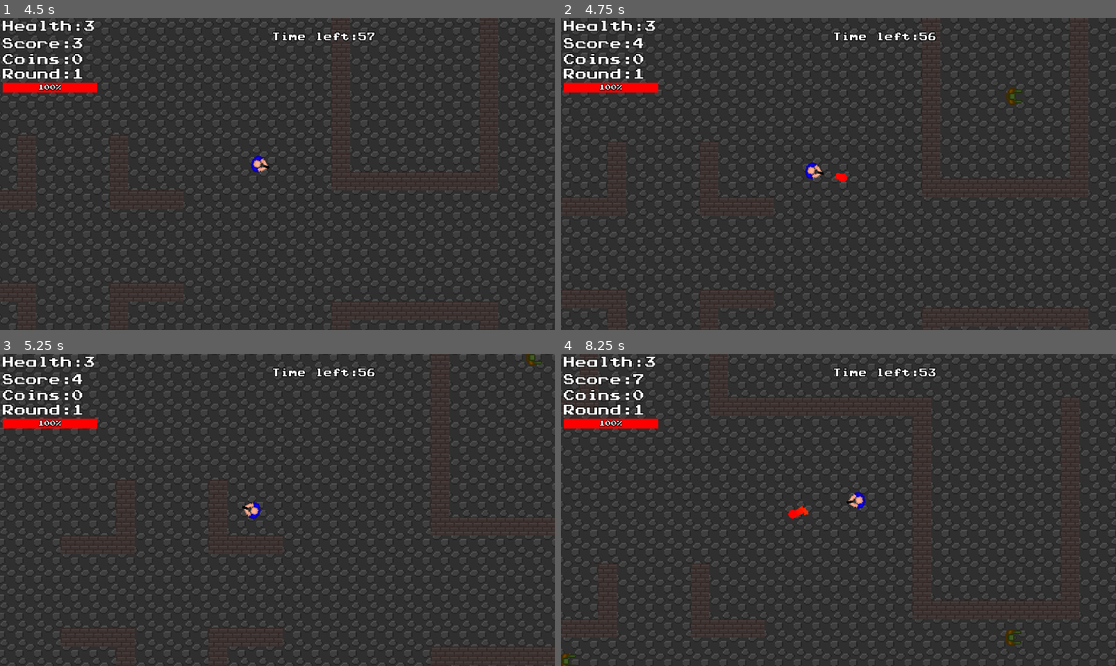
Above: before the commit, frames 1-4 (two rows, left to right).
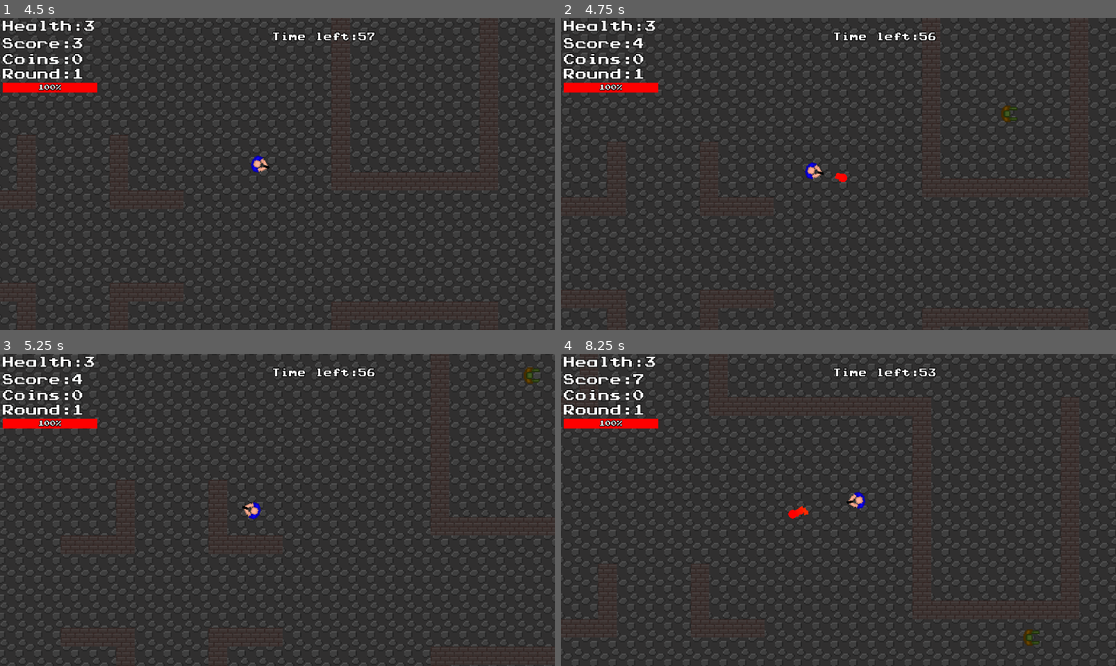
Above: after the commit, the same moments.

Repository: Kirottu/perttishooter
Game: Godot game, scene res://Scenes/MainMenu.tscn
The game is run twice, just before and just after one commit, with the same random seed, the same clock (stepped at 60 frames per second) and the same inputs.
Inputs (mouse positions are in pixels of both pictures, inside the frame that each line leads up to):
- Up to frame 1 (4.5 s): click "Play" at 0.5 s; tap Enter at 1.25 s; move the mouse to (399, 158) at 1.27 s; hold D (right) 1.28-2.03 s; hold Space (fire) 1.28-2.03 s; move the mouse to (166, 189) at 2.02 s; hold S (down) 2.03-2.78 s; tap Space (fire) at 2.1, 3.6 s; move the mouse to (333, 105) at 2.77 s; hold D (right) 2.78-3.53 s; hold Space (fire) 2.78-3.53 s; move the mouse to (249, 236) at 3.52 s; hold W (up) 3.53-4.28 s; move the mouse to (444, 220) at 4.27 s; hold A (left) from 4.28 s (still down); hold Space (fire) from 4.28 s (still down)
- Up to frame 2 (4.75 s): keep holding A (left); keep holding Space (fire)
- Up to frame 3 (5.25 s): keep holding A (left); move the mouse to (111, 463) at 5.02 s; release Space (fire) at 5.03 s; tap Space (fire) at 5.1 s
- Up to frame 4 (8.25 s): move the mouse to (866, 510) at 5.77 s; release A (left) at 5.78 s; hold S (down) 5.78-6.53 s; hold Space (fire) 5.78-6.53 s; move the mouse to (755, 432) at 6.52 s; hold D (right) 6.53-7.28 s; tap Space (fire) at 6.6, 8.1 s; move the mouse to (960, 494) at 7.27 s; hold W (up) 7.28-8.03 s; hold Space (fire) 7.28-8.03 s; move the mouse to (727, 525) at 8.02 s; hold D (right) from 8.03 s (still down)

Frame 1 is identical in both runs. In frame 2, 0.2% of the frame differs, in the area x 79-84%, y 22-34%; in frame 3, 0.2%; in frame 4, 0.3%, in the area x 0-87%, y 88-100%.

Commit message:
cleaned up a bit, started with the npc

Diff:
--- a/Scripts/Enemy.gd
+++ b/Scripts/Enemy.gd
@@ -35,6 +35,7 @@
 	# I see what you did arte, this incident will be reported
 	# You just can't handle the truth, he do be dummy thicc
 	# I wonder when valzu is gonna make the god damn wall textures
+	# Probably when gentoo is done compiling on the uberpotato (aka not before the end of the year)
 	look_at(pertti.position)
 
 func _physics_process(delta):
--- a/Scripts/Level.gd
+++ b/Scripts/Level.gd
@@ -23,6 +23,7 @@
 # Scenes
 var pertti_scene = preload("res://Scenes/Pertti.tscn")
 var enemy_scene = preload("res://Scenes/Enemy.tscn")
+var npc_scene = preload("res://Scenes/Enemy.tscn")
 var tower_enemy_scene = preload("res://Scenes/Tower_Enemy.tscn")
 
 # Bools
@@ -81,10 +82,8 @@
 func spawn_enemies():
 	if !gameover and enemies_spawnable and !round_interval:
 		rng.randomize()
-		# Spawn an enemy to a random spawnpoint
-		if rng.randi_range(0,100) > Settings.tower_enemy_probability:
-			_spawn_enemy(rng.randi_range(0,7))
-		elif !tower_destroyed:
+
+		if !tower_destroyed and rng.randi_range(0,99) < Settings.tower_enemy_probability:
 			_spawn_tower_enemy(rng.randi_range(0,7))
 		else:
 			_spawn_enemy(rng.randi_range(0,7))
@@ -168,6 +167,13 @@
 	# Set enemies position based on sel_spawn_point
 	enemy.position = sel_spawn_point.position
 	add_child(enemy)
+
+func spawn_npc():
+	var npc = npc_scene.instance()
+	npc.position = Settings.npc_spawn_pos
+	add_child(npc)
+	npc.set_enemy_ref(pertti)
+
 
 func _on_Pertti_damage_taken(health):
 	health_label.text = "Health:" + str(health)
--- /dev/null
+++ b/Scripts/Npc.gd
@@ -0,0 +1,71 @@
+extends KinematicBody2D
+
+# Node references
+onready var nav_2d = $Navigation2D
+onready var hurt_sound = $Hurt
+onready var explosion = $Explosion
+onready var sprite = $Sprite
+
+# Bools
+var can_update = false
+var enemy_in_sight = false
+var destroyed = false
+
+# Signals
+signal destroyed
+
+# Misc
+var rng = RandomNumberGenerator.new()
+var health = Settings.npc_health
+var path
+var pertti
+var path_update_timer
+var path_length_to_pertti = 0 #set to 0 to force path calculation at start and because it crashes otherwise
+
+func _ready():
+	connect("destroyed", get_parent(), "_on_Enemy_destroyed")
+	get_parent().connect("free_time", self, "_on_free_time")
+	# Do not process right away as that would cause problems, randomize to unsync the calculation, and hopefully unstrain the cpu
+	set_process(false)
+	rng.randomize()
+	path_update_timer = rng.randf_range(0, Settings.max_first_path_delay)
+
+func _process(delta):
+	look_at(pertti.position)
+
+func _physics_process(delta):
+	set_enemy_reference()
+	move_to_enemy()
+
+func set_enemy_reference():
+	print("todo lol")
+	#if position.distance_to(pertti.position) <= Settings.close_proximity_follow_distance:
+
+func move_to_enemy():
+	if health != 0:
+		var start_point = position
+		var direction = ( pertti.position - self.position).normalized()
+		move_and_slide(direction * 500)
+
+func _on_Pertti_gameover():
+	print("F")
+
+func _on_Area2D_body_entered(body):
+	# Check if a bullet has entered area, if so reduce health
+	if "Bullet" in body.name and !destroyed:
+		if health > 1:
+			hurt_sound.play()
+		if health > 0:
+			sprite.frame = 1
+			yield(get_tree().create_timer(0.1), "timeout")
+			sprite.frame = 0
+			health -= 1
+		if health == 0:
+			destroyed = true
+			explosion.play()
+			set_process(false)
+			emit_signal("destroyed", false)
+			get_node("CollisionShape2D").queue_free()
+			yield(get_tree().create_timer(1.5), "timeout")
+			# Queue for deletion in the next frame when health == 0
+			queue_free()
--- a/Scripts/Settings.gd
+++ b/Scripts/Settings.gd
@@ -11,9 +11,9 @@
 
 # Enemy related variables
 var enemy_speed = 450
-var enemy_health = 3
+var enemy_health = 1
 var tower_enemy_speed = 200
-var tower_enemy_health = 7
+var tower_enemy_health = 2
 var path_update_timer = 0.5
 var update_delay_factor = 0.05 #factor which the length of the route to pertti from enemy is multiplied with to calculate the amount of physicis frames before next recalculation
 var close_proximity_follow_distance = 300
@@ -31,6 +31,10 @@
 var tower_damage_interval = 0.5
 var attack_initalization_period = 2
 
+#npc related settings
+var npc_health = 3
+var npc_spawn_pos = Vector2(1050,650)
+
 # Variables that change during gameplay, e.g. score, difficulty...
 var rounds = 1 # Supposed to be round, but it is a built in type in godot and so unusable
 var difficulty = 0
